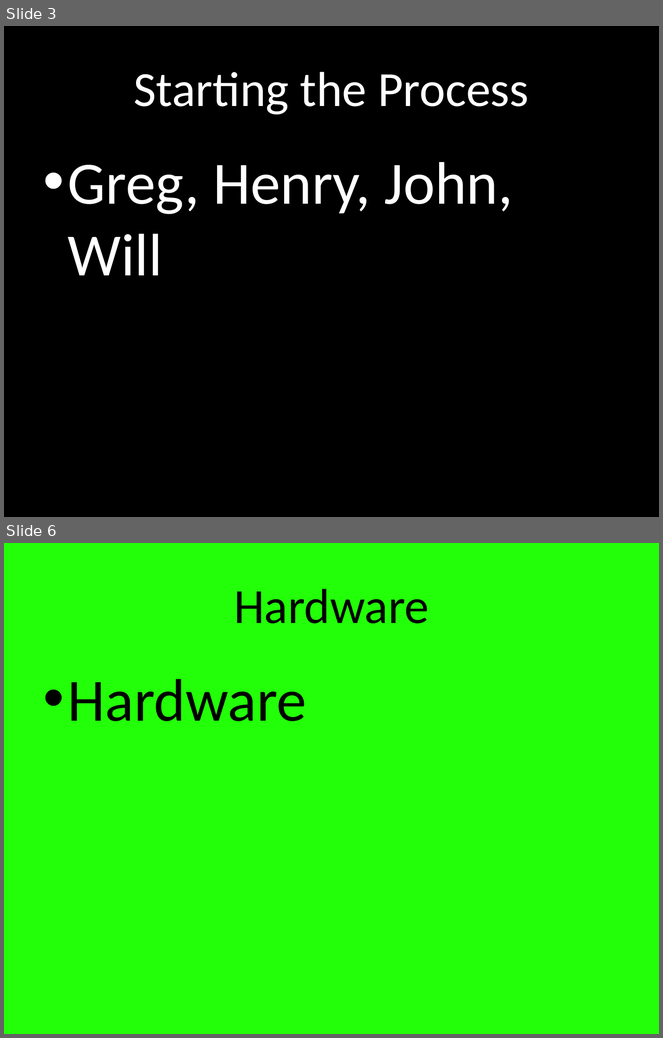
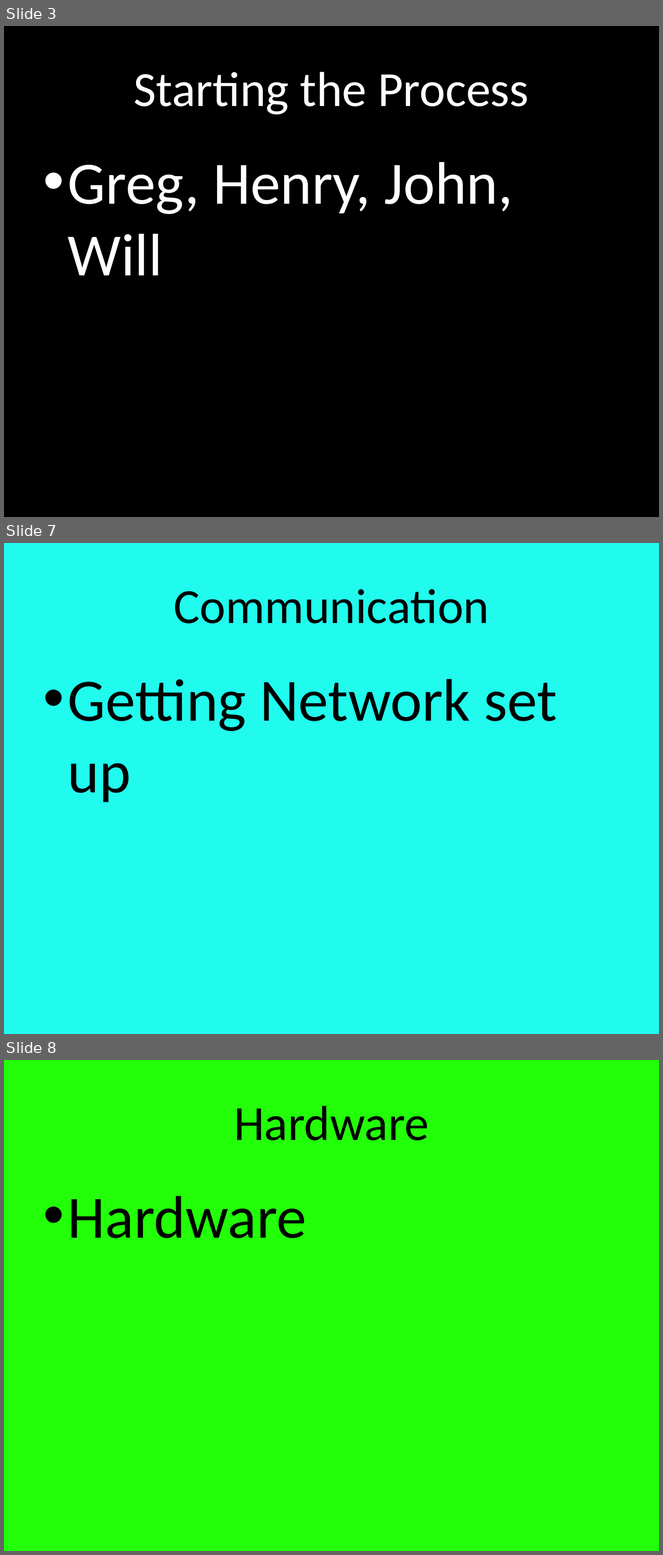
Before and after one commit to jwarshaw/RaspberryDrive, a slide deck: PowerPoint - Raspberry Drive.pptx. Shown one above the other, each under a label of ours: slides 3 and 6 before the commit, slides 3, 7 and 8 after it; the slides between them are not shown. The pictures are 663x1038 and 663x1555 pixels, drawn with LibreOffice and Linux fonts; fonts in the diff are those of the drawing. Boxes give left, top, right and bottom in pixels: in the first picture for what was removed or moved away, otherwise in the second. Text is boxed around its words. In the diff, an @@ line names an element or a change of style, - is before the commit and + after.

```diff
--- a/PowerPoint - Raspberry Drive.pptx
+++ b/PowerPoint - Raspberry Drive.pptx
@@ slide 7 added at (4, 543, 659, 1034), background #20FBEE @@
@@ title added at (174, 589, 490, 624), 54 pt, text #000000 @@
+Communication
@@ text added at (68, 679, 557, 802), 66 pt, text #000000 @@
+• Getting Network set up
@@ what was slide 6 is now slide 8 @@
```
Also in this commit, not shown: 6 slides changed, 6 other slides added, 1 other file.
